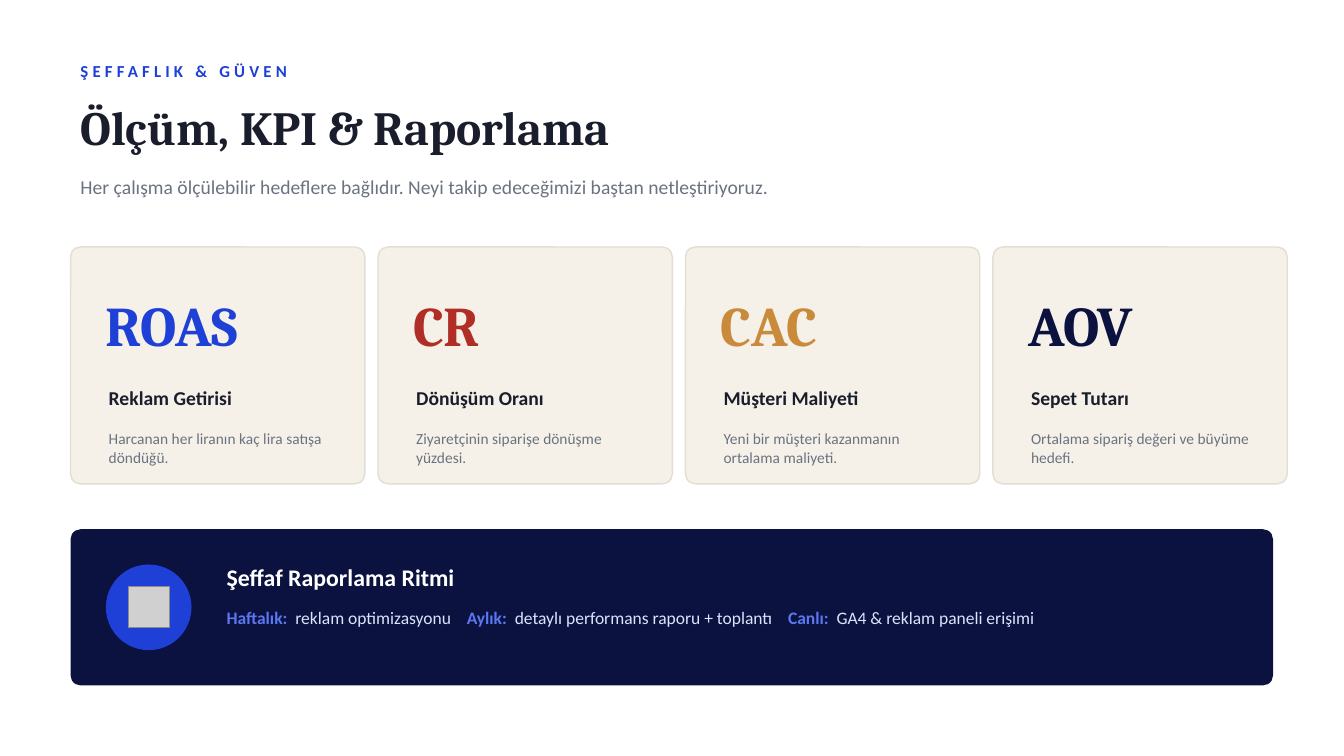
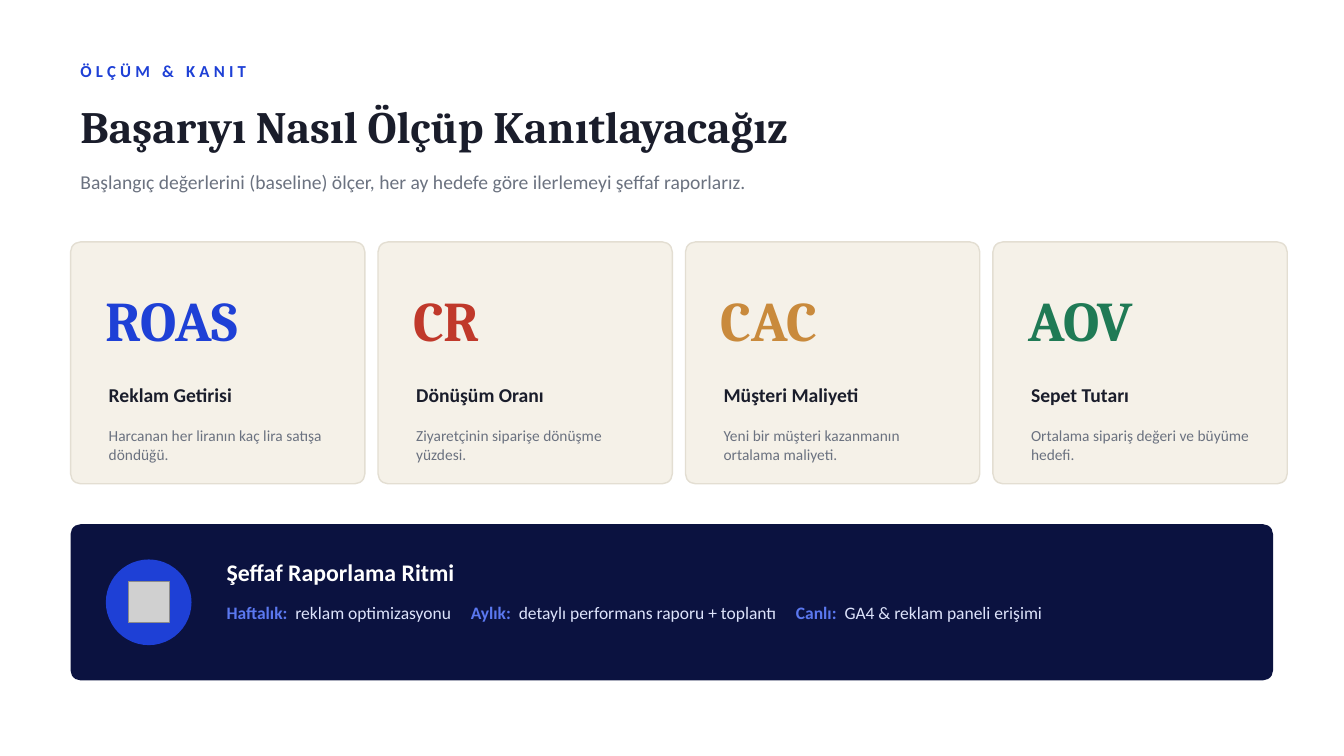
Before and after one commit to PartumAjans/partum, a slide deck: slide 10 of sunum/Ragyu-Dijital-Pazarlama-Sunumu.pptx. Drawn at 1344x756 pixels with LibreOffice and Linux fonts; fonts in the diff are those of the drawing; grey boxes stand for pictures. Boxes give left, top, right and bottom in pixels: in the first picture for what was removed or moved away, otherwise in the second. Text is boxed around its words. In the diff, an @@ line names an element or a change of style, - is before the commit and + after.

```diff
--- a/sunum/Ragyu-Dijital-Pazarlama-Sunumu.pptx
+++ b/sunum/Ragyu-Dijital-Pazarlama-Sunumu.pptx
@@ text at [80,63,246,80]: text changed @@
-ŞEFFAFLIK & GÜVEN
+ÖLÇÜM & KANIT
@@ text at [80,104,787,153]: text changed; size 34 to 32 pt @@
-Ölçüm, KPI & Raporlama
+Başarıyı Nasıl Ölçüp Kanıtlayacağız
@@ text at [80,175,745,193]: text changed @@
-Her çalışma ölçülebilir hedeflere bağlıdır. Neyi takip edeceğimizi baştan netleştiriyoruz.
+Başlangıç değerlerini (baseline) ölçer, her ay hedefe göre ilerlemeyi şeffaf raporlarız.
@@ rounded rectangle: place and size @@
-rounded rectangle at [71,247,365,484]
+rounded rectangle at [71,242,365,484]
@@ rounded rectangle: place and size @@
-rounded rectangle at [378,247,673,484]
+rounded rectangle at [378,242,673,484]
@@ rounded rectangle: place and size @@
-rounded rectangle at [686,247,980,484]
+rounded rectangle at [686,242,980,484]
@@ proportions changed in 4 elements at [71,242,365,484], [378,242,673,484], [686,242,980,484], [993,242,1288,484] @@
@@ rounded rectangle: place and size @@
-rounded rectangle at [993,247,1288,484]
+rounded rectangle at [993,242,1288,484]
@@ text "CR" at [413,303,480,342]: text colour #B02E26 to #C0392B @@
@@ text "AOV" at [1028,303,1133,342]: text colour #0B1240 to #1F7A55 @@
@@ 4 texts, 1 picture, 1 rounded rectangle, 1 ellipse: place and size @@
-4 texts, 1 picture, 1 rounded rectangle, 1 ellipse at [71,308,1273,686]
+4 texts, 1 picture, 1 rounded rectangle, 1 ellipse at [71,303,1273,681]
```
Also in this commit, not shown: 3 other slides changed, 7 slides added, 7 slides removed, 2 other files.
